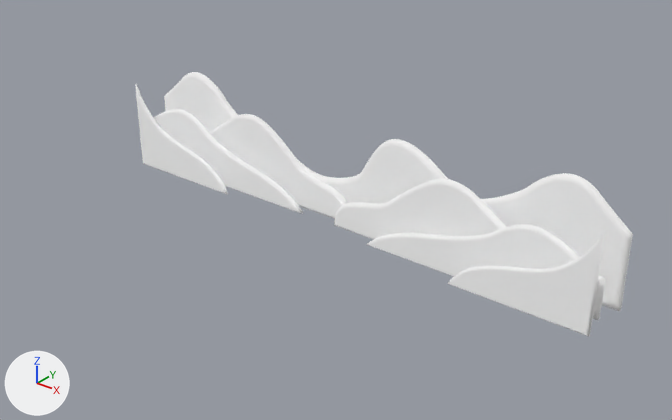
Renders of the glTF model public/meshes/mountains.glb from each side of a commit.
Rendered twice from a 50 mm lens placed at (97.0, -114.2, 68.8), pointed at (3.6, 2.6, -3.6). Lighting does not change. The marker at lower left points along +X, +Y and +Z. The older version comes first. Vertices at exactly the same position are counted once.

The scene before the commit, as lines of its bpy script (objects in view):
```python
me_curve_004 = bpy.data.meshes.new('Curve.004')
me_curve_004.from_pydata(...)  # 6369 vertices, 12710 faces; spans x -49.9..53.8, y 0.6..12.2, z -9.3..11.1
# faces by material slot: [5606, 1664, 2192, 3248]
me_curve_004.materials.append(mat_svgmat_007)  # white #ffffff
me_curve_004.materials.append(mat_svgmat_004)  # white #ffffff
me_curve_004.materials.append(mat_svgmat_005)  # white #ffffff
me_curve_004.materials.append(mat_svgmat_006)  # white #ffffff
ob_mountains = bpy.data.objects.new('mountains', me_curve_004)
ob_mountains.location = (0.0, 0.0, 0.0)
```
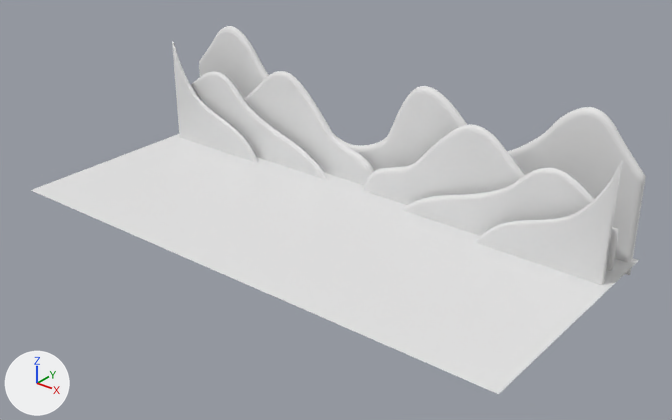
What differs and where, as boxes (x1, y1, x2, y2) in the pictures (672 x 420 px; the box of a moved part takes in the faces that stretch with it):
'mountains', recoloured, moved, rescaled
    before: (135, 72, 633, 336)
    after: (172, 26, 646, 285)
'grass', added
    after: (31, 134, 639, 394)
part 1 of me_curve_004, moved or reshaped
    before: (135, 72, 633, 336)
    after: (172, 26, 646, 285)
part 2 of me_curve_004, recoloured
    before: (164, 72, 633, 311)
    after: (199, 26, 646, 275)
part 3 of me_curve_004, recoloured
    before: (135, 84, 605, 336)
    after: (172, 42, 622, 285)
part 4 of me_curve_004, recoloured
    before: (153, 109, 579, 276)
    after: (191, 71, 594, 236)
part 5 of me_curve_004, recoloured
    before: (208, 114, 605, 320)
    after: (244, 71, 619, 270)

Patch to the scene script:
```diff
--- a/public/meshes/mountains.glb.py
+++ b/public/meshes/mountains.glb.py
@@ me_curve_004 @@
 # used by ob_mountains; location = (0.0, 0.0, 0.0)
-me_curve_004.from_pydata(...)  # 6369 vertices, 12710 faces; spans x -49.9..53.8, y 0.6..12.2, z -9.3..11.1
+me_curve_004.from_pydata(...)  # 6369 vertices, 12710 faces; spans x -54.3..49.4, y 15.2..26.8, z -11.0..17.0
+# me_curve_004 part 1: the whole mesh is scaled about its middle by (1, 1, 1.37), then moved by (-4.4, 14.6, 2.1)
+# me_curve_004 part 2: all 5606 faces that had it switch from mat_svgmat_007 (white #ffffff) to no material
+# me_curve_004 part 3: all 1664 faces that had it switch from mat_svgmat_004 (white #ffffff) to no material
+# me_curve_004 part 4: all 2192 faces that had it switch from mat_svgmat_005 (white #ffffff) to no material
+# me_curve_004 part 5: all 3248 faces that had it switch from mat_svgmat_006 (white #ffffff) to no material
@@ me_plane @@
+me_plane.from_pydata([(-55.3, -20.7, -8.3), (50.2, -20.7, -8.3), (-55.3, 27.1, -8.3), (50.2, 27.1, -8.3)], [], [(0, 1, 3), (0, 3, 2)])
@@ ob_grass @@
+ob_grass = bpy.data.objects.new('grass', me_plane)
+ob_grass.location = (0.0, 0.0, 0.0)
```
